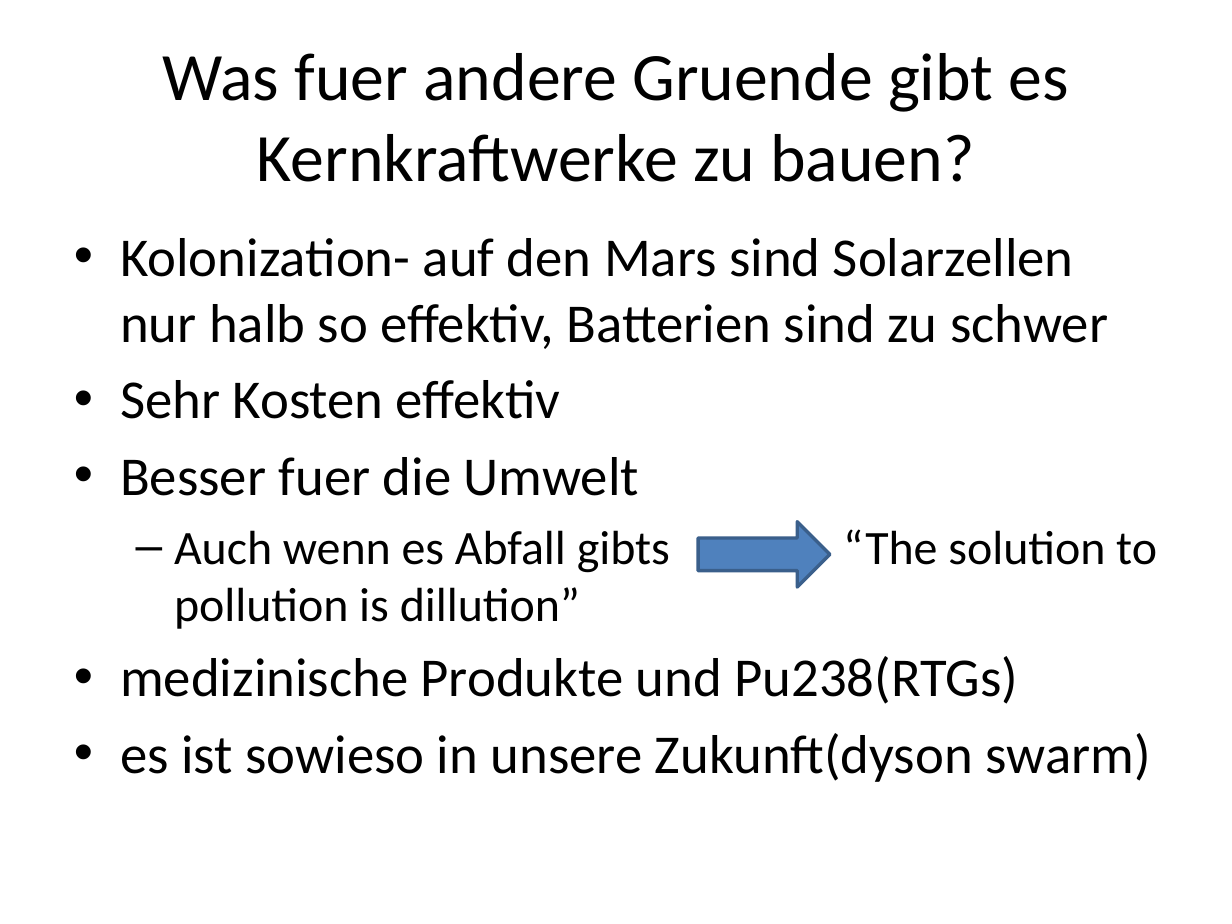
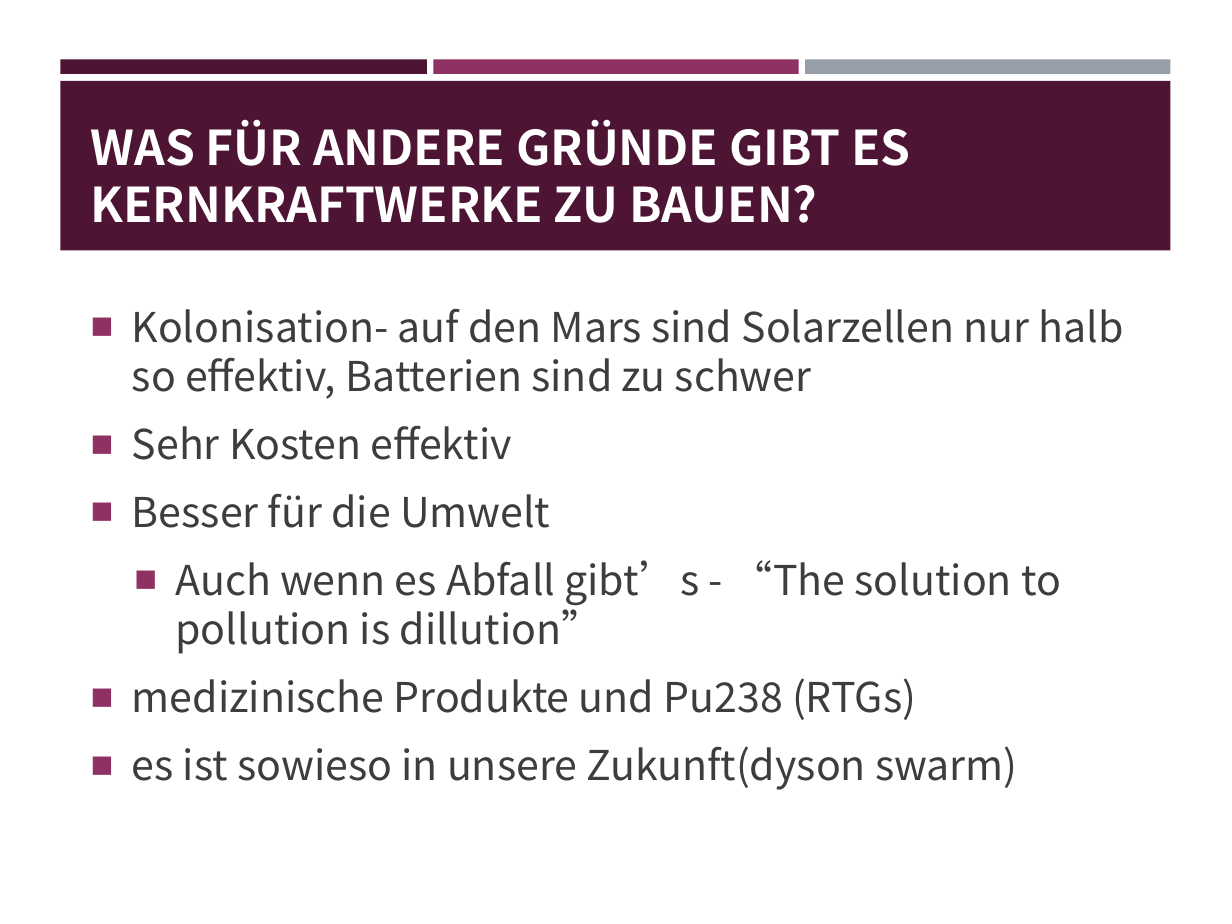
Before and after one commit to EnemyoftheFarmer/Thorium-Presentation, a slide deck: slide 22 of Thorium Reactors.pptx (slide 20 before the commit). Drawn at 1232x924 pixels with LibreOffice and Linux fonts; fonts in the diff are those of the drawing. Boxes give left, top, right and bottom in pixels: in the first picture for what was removed or moved away, otherwise in the second. Text is boxed around its words. In the diff, an @@ line names an element or a change of style, - is before the commit and + after.

Commit message:
Final

```diff
--- a/Thorium Reactors.pptx
+++ b/Thorium Reactors.pptx
@@ rectangle added at [60, 59, 426, 74], fill #4D1434 @@
@@ rectangle added at [434, 59, 798, 74], fill #903163 @@
@@ rectangle added at [806, 59, 1170, 74], fill #969FA7 @@
@@ rectangle added at [60, 81, 1170, 251], fill #4D1434 @@
@@ title "WAS FÜR ANDERE GRÜNDE GIBT ..." at [91, 119, 910, 223]: vertical alignment middle to bottom @@
@@ title at [91, 119, 910, 223]: text changed; size 39.6 to 28 pt; font Calibri to Noto Sans CJK SC; text colour #000000 to #FFFFFF; bold on @@
-Was fuer andere Gruende gibt es Kernkraftwerke zu bauen?
+WAS FÜR ANDERE GRÜNDE GIBT ES KERNKRAFTWERKE ZU BAUEN?
@@ text "Kolonisation- auf den Mars sind ...": place and size @@
-text "Kolonisation- auf den Mars sind ..." at [120, 238, 1157, 782]
+text "Kolonisation- auf den Mars sind ..." at [132, 309, 1124, 790]
@@ text "Kolonisation- auf den Mars sind ..." at [132, 309, 1124, 790]: vertical alignment top to middle @@
@@ text at [132, 309, 1124, 399]: text changed; size 32 to 24.1 pt; font Calibri to Noto Sans CJK SC; text colour #000000 to #3D3D3D @@
-• Kolonization- auf den Mars sind Solarzellen nur halb so effektiv, Batterien sind zu schwer
+■ Kolonisation- auf den Mars sind Solarzellen nur halb so effektiv, Batterien sind zu schwer
@@ text at [132, 426, 1018, 790]: size 32 to 24.1 pt, font Calibri to Noto Sans CJK SC, text colour #000000 to #3D3D3D in "Sehr Kosten effektiv", "es ist sowieso in unsere Zukunft(dyson swarm)"; bullet • to ■; more space between paragraphs @@
@@ text at [132, 494, 1061, 720]: text changed; size 28 to 24.1 pt; font Calibri to Noto Sans CJK SC; text colour #000000 to #3D3D3D @@
-• Besser fuer die Umwelt
-  – Auch wenn es Abfall gibts “The solution to pollution is dillution”
-• medizinische Produkte und Pu238(RTGs)
+■ Besser für die Umwelt
+  ■ Auch wenn es Abfall gibt’s - “The solution to pollution is dillution”
+■ medizinische Produkte und Pu238 (RTGs)
@@ right arrow removed at [699, 522, 830, 588] @@
```
Also in this commit, not shown: 17 other slides changed, 2 slides added.
